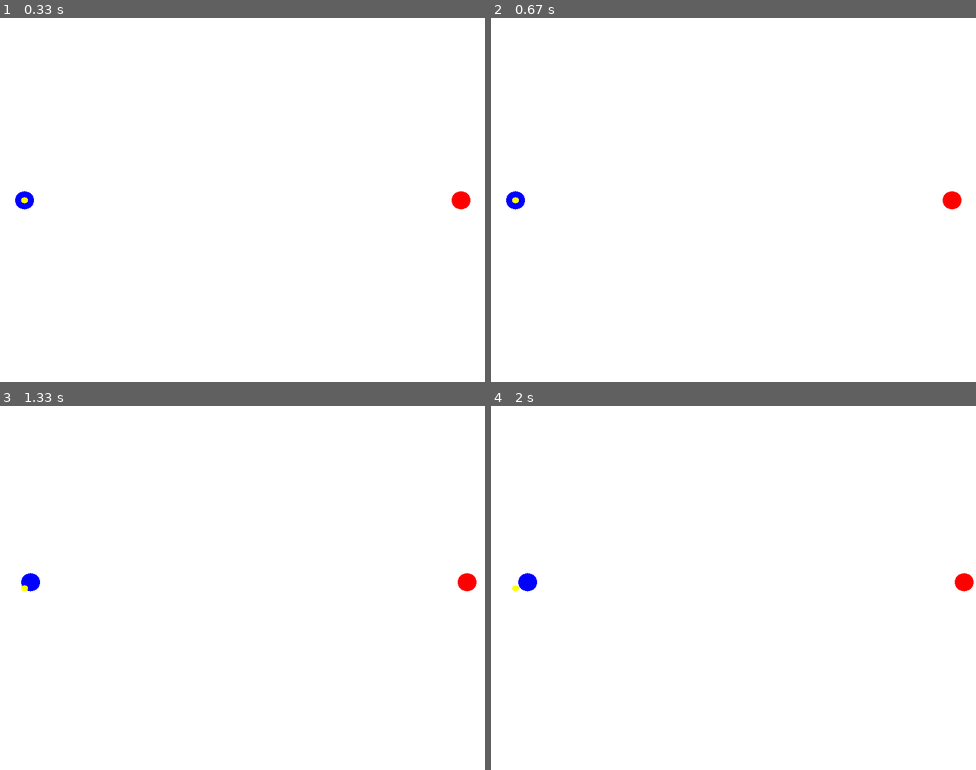
Above: before the commit, frames 1-4 (two rows, left to right).
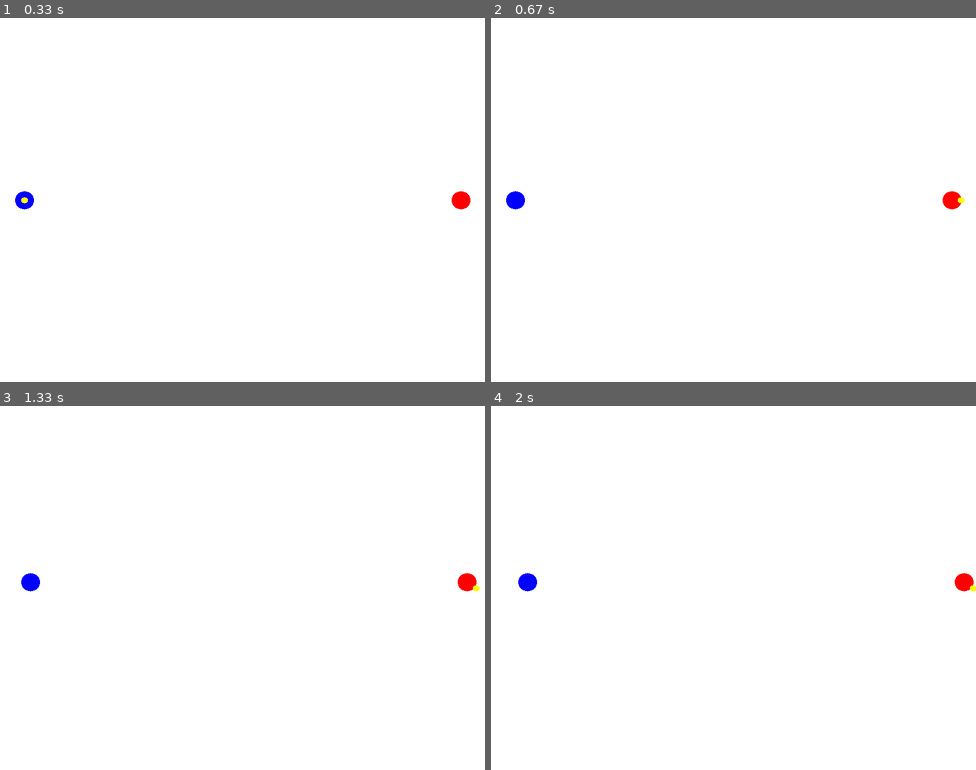
Above: after the commit, the same moments.

Repository: robsonsilv4/fup
Game: pygame game, started from codigo.py
Two runs of this game, one before a commit and one after it. Both use one fixed random seed, a clock stepped at 60 frames per second and the inputs below.
Inputs:
- Up to frame 1 (0.33 s): no input
- Up to frame 2 (0.67 s): tap F at 0.33 s
- Up to frame 3 (1.33 s): hold Right 0.67-1.13 s; hold D 0.67-1.13 s; tap F at 0.73, 1.03, 1.23 s; hold Up from 1.17 s (still down); hold W from 1.17 s (still down)
- Up to frame 4 (2 s): release Up at 1.47 s; release W at 1.47 s; hold Right 1.5-1.97 s; hold D 1.5-1.97 s; tap F at 1.57, 1.87 s

Frame 1 is identical in both runs. In frame 2, less than 0.1% of the frame differs, in the area x 4-98%, y 49-51%; in frame 3, less than 0.1%; in frame 4, less than 0.1%.

Commit message:
Código mais estável até o momento

Diff:
--- a/codigo.py
+++ b/codigo.py
@@ -52,20 +52,20 @@
         cor)
 
     #bala['vel']['y'] += 1
-    #bala['pos'][x] += bala['vel']['x']
+    #bala['pos']['x'] += bala['vel']['x']
     #bala['pos']['y'] += bala['vel']['y']
 
     # if bala['pos']['y'] - raio < 0:
-    #bala['pos']['y'] = 0 + raio
+    #    bala['pos']['y'] = 0 + raio
     #bala['vel']['y'] *= -1
     # if bala['pos']['y'] + raio > 600:
-    #bala['pos']['y'] = 600 + raio
+    #    bala['pos']['y'] = 600 + raio
     #bala['vel']['y'] *= -1
     # if bala['pos']['x'] - raio < 0:
-    #bala['pos']['x'] = 0 + raio
+    #    bala['pos']['x'] = 0 + raio
     #bala['vel']['x'] *= -1
     # if bala['pos']['y'] - raio > 0:
-    #bala['pos']['y'] = 800 - raio
+    #    bala['pos']['y'] = 800 - raio
     #bala['vel']['y'] *= -1
 
 
@@ -113,6 +113,8 @@
                 jogador2["pos"]['y'] -= 10
             elif evento.key == pygame.K_s:
                 jogador2["pos"]['y'] += 10
+            elif evento.key == pygame.K_f:
+                atirar(jogador2)
 
     tela.fill(branco)
     desenha_jogadores(jogador1, 15, azul)
